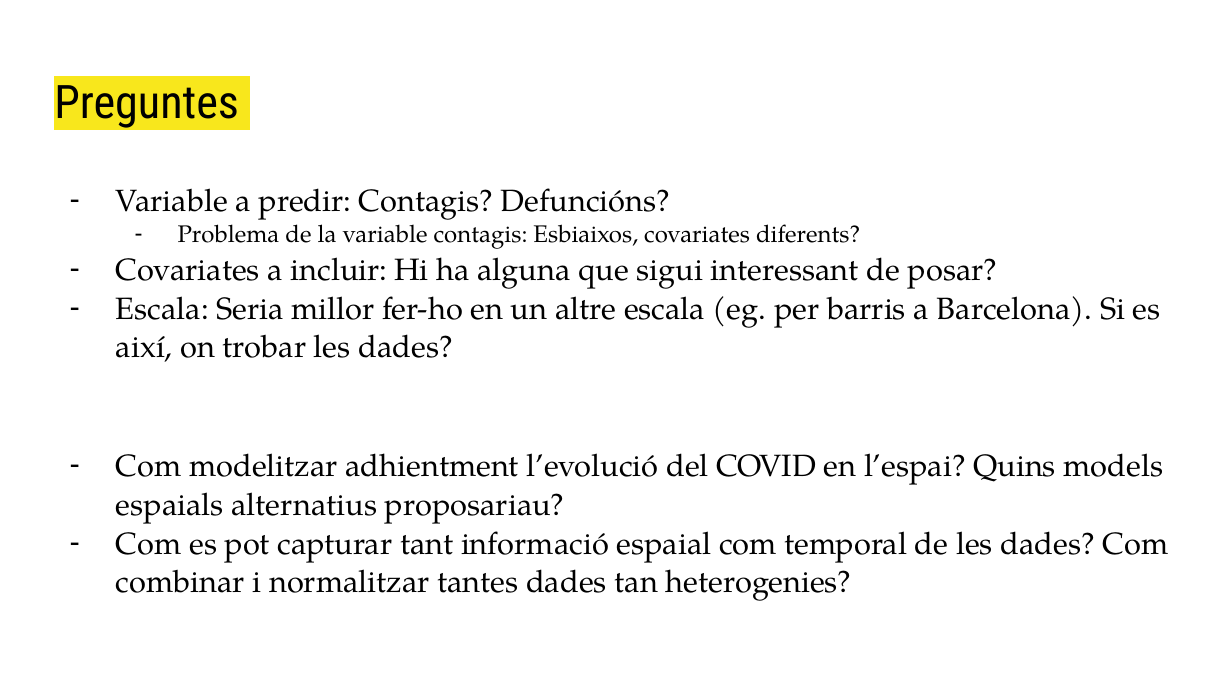
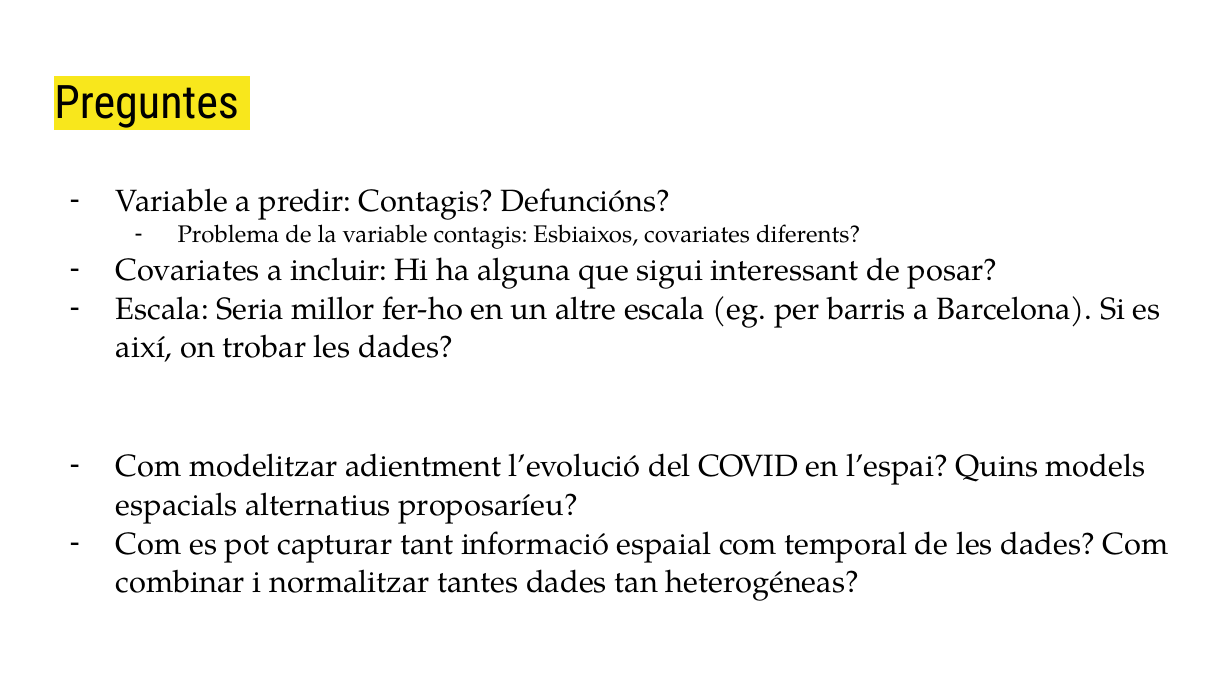
Before and after one commit to RobertTorrell/BayesCovidCat, a slide deck: slide 18 of Modelització del COVID-19 a Catalunya per comarques.pptx (slide 17 before the commit). Drawn at 1232x693 pixels with LibreOffice and Linux fonts; fonts in the diff are those of the drawing. Boxes give left, top, right and bottom in pixels: in the first picture for what was removed or moved away, otherwise in the second. Text is boxed around its words. In the diff, an @@ line names an element or a change of style, - is before the commit and + after.

```diff
--- a/Modelització del COVID-19 a Catalunya per comarques.pptx
+++ b/Modelització del COVID-19 a Catalunya per comarques.pptx
@@ text at (x1=116, y1=453, x2=1169, y2=601): text changed @@
-– Com modelitzar adhientment l’evolució del COVID en l’espai? Quins models espaials alternatius proposariau?
-– Com es pot capturar tant informació espaial com temporal de les dades? Com combinar i normalitzar tantes dades tan heterogenies?
+– Com modelitzar adientment l’evolució del COVID en l’espai? Quins models espacials alternatius proposaríeu?
+– Com es pot capturar tant informació espaial com temporal de les dades? Com combinar i normalitzar tantes dades tan heterogéneas?
```
Also in this commit, not shown: 1 other slide changed, 1 slide added, 1 other file.
